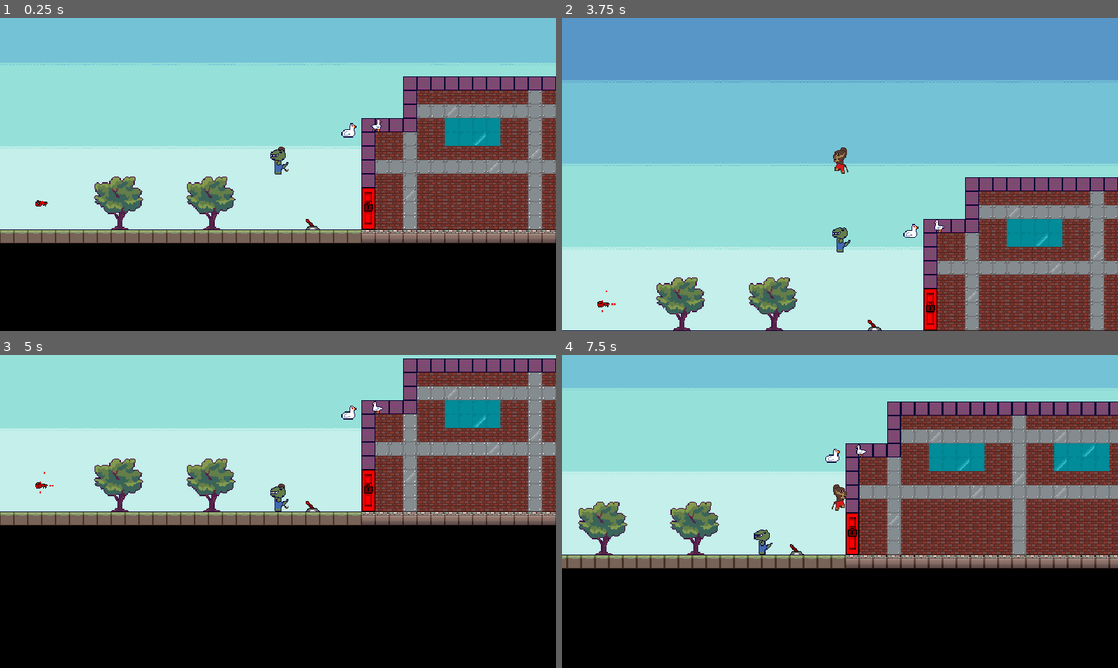
Above: before the commit, frames 1-4 (two rows, left to right).
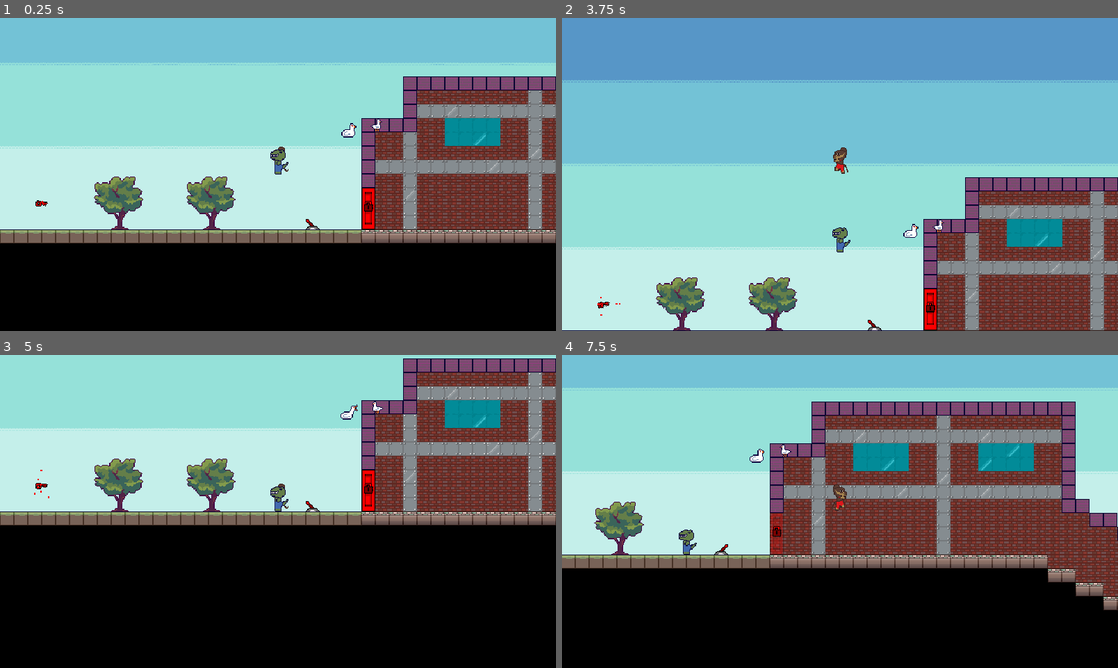
Above: after the commit, the same moments.

Repository: ColeWarden/trex_project
Game: Godot game, scene res://scenes/World.tscn
Same seed, same stepped clock (60 frames per second), same inputs: the game is played once before the commit and once after it.
Inputs:
- Up to frame 1 (0.25 s): no input
- Up to frame 2 (3.75 s): tap B every 0.75 s from 0.5 to 3.5 s; hold A (a) 0.53-1.28 s; tap D (d) at 0.8, 1.35, 2.3, 2.85 s; tap A (a) at 1.55, 3.05 s; hold A (a) 2.03-2.78 s; hold Space (space) from 3.53 s (still down)
- Up to frame 3 (5 s): tap D (d) at 3.8 s; tap B at 4.25 s; release Space (space) at 4.28 s; tap A (a) at 4.35 s
- Up to frame 4 (7.5 s): hold D (d) 5.03-5.78 s; tap A (a) at 5.85 s; hold D (d) 6.53-7.28 s; tap Space (space) at 7.35 s

The runs differ from the first frame. In frame 1, less than 0.1% of the frame differs, in the area x 67-69%, y 34-37%; in frame 2, less than 0.1%; in frame 3, less than 0.1%; in frame 4, 28%, in the area x 0-100%, y 10-82%.

Commit message:
fixed buy
fixed goose phasing through reality, breaking space, time continuum

Diff:
--- a/scenes/enemy/walking_goose/WalkingGoose.tscn
+++ b/scenes/enemy/walking_goose/WalkingGoose.tscn
@@ -31,6 +31,7 @@
 position = Vector2( 0, -8 )
 frames = SubResource( 3 )
 animation = "Walking"
+frame = 1
 playing = true
 
 [node name="CollisionShape2D" type="CollisionShape2D" parent="."]
--- a/scenes/interactables/door/Door.tscn
+++ b/scenes/interactables/door/Door.tscn
@@ -6,3 +6,4 @@
 script = ExtResource( 1 )
 
 [node name="Sprite" type="Sprite" parent="."]
+modulate = Color( 1, 0, 0, 1 )
--- a/scenes/interactables/input_interactable.gd
+++ b/scenes/interactables/input_interactable.gd
@@ -8,8 +8,8 @@
 export(String) var input_key: String
 
 
-func _ready() -> void:
-	._ready()
+func init() -> void:
+	.init()
 	add_to_group(input_key)
 
 
--- a/scenes/interactables/interactable.gd
+++ b/scenes/interactables/interactable.gd
@@ -14,7 +14,10 @@
 
 onready var sprite: Sprite = $Sprite
 
-func _ready() -> void:
+func _ready():
+	add_to_group("interactable")
+
+func init() -> void:
 	set_color_mode(color_mode)
 
 
--- a/scenes/interactables/locked_door/locked_door.gd
+++ b/scenes/interactables/locked_door/locked_door.gd
@@ -5,8 +5,8 @@
 onready var lockSprite: Sprite = $Lock
 
 
-func _ready() -> void:
-	._ready()
+func init() -> void:
+	.init()
 	lockSprite = $Lock
 	receive_active(false)
 	$AnimationPlayer.playback_speed = 10.0
--- a/scenes/interactables/output_interactable.gd
+++ b/scenes/interactables/output_interactable.gd
@@ -10,8 +10,8 @@
 
 onready var interactableArea: Area2D = $InteractableArea
 
-func _ready() -> void:
-	._ready()
+func init() -> void:
+	.init()
 	var _err = interactableArea.connect("area_entered", self, "interact_area_entered")
 	_err = interactableArea.connect("area_exited", self, "interact_area_exited")
 	yield(get_tree(), "idle_frame")
--- a/scenes/world.gd
+++ b/scenes/world.gd
@@ -16,7 +16,7 @@
 onready var animationPlayer: AnimationPlayer = $AnimationPlayer
 
 func _ready() -> void:
-	_init_pause_modes()
+	pause_mode = Node.PAUSE_MODE_PROCESS
 	devices = Input.get_connected_joypads()
 	devices.resize(2)
 	var keyboard_index: int = -1
@@ -34,10 +34,13 @@
 			inst.set_controller_id(devices[i])
 		inst.global_position = starting_pos
 		inst.connect("die", self, "_player_died")
+	init_interactable()
 
 
-func _init_pause_modes()-> void:
-	pause_mode = Node.PAUSE_MODE_PROCESS
+func init_interactable()-> void:
+	var interactables: Array = get_group_nodes("interactable")
+	for i in interactables:
+		i.init()
 
 
 func get_ySort()-> YSort:
@@ -97,8 +100,11 @@
 			if player._get_jump_input():
 				reset()
 
+
 func reset()-> void:
 	set_mode_idle()
+	animationPlayer.play("RESET")
+	get_tree().paused = false
 	var players: Array = get_group_nodes("player")
 	var check: Checkpoint = get_current_checkpoint()
 	var spawn_pos: Vector2 = starting_pos
